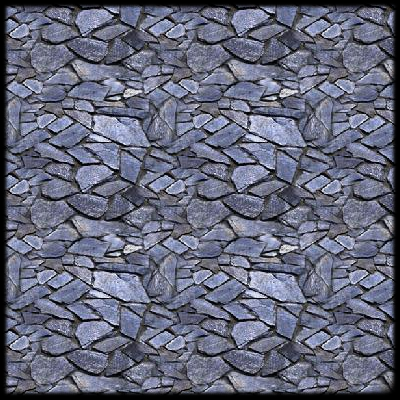
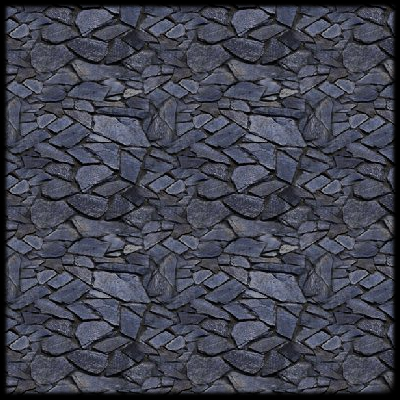
Revision of a layered w=400, h=400 image; what changed, layer by layer:
added layer "Pasted Layer #1" above "Layer #1" over [3, 3, 396, 396]
